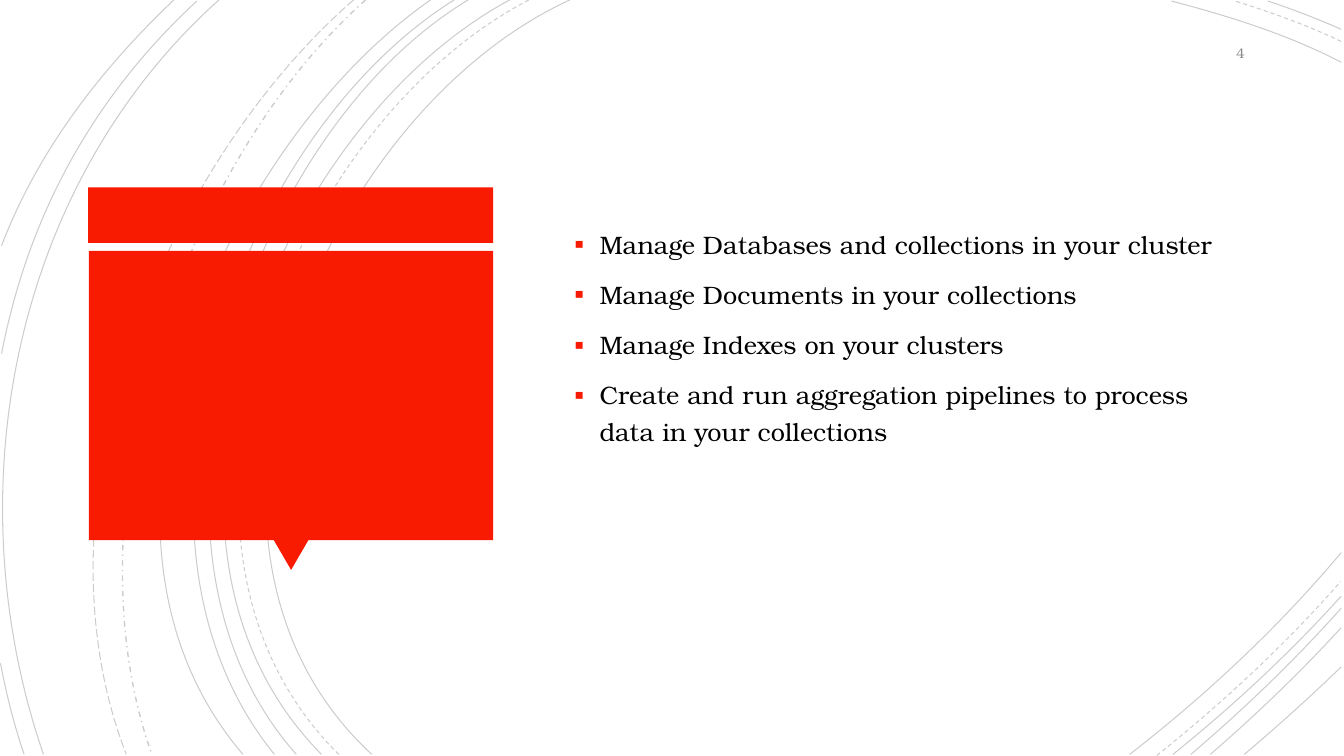
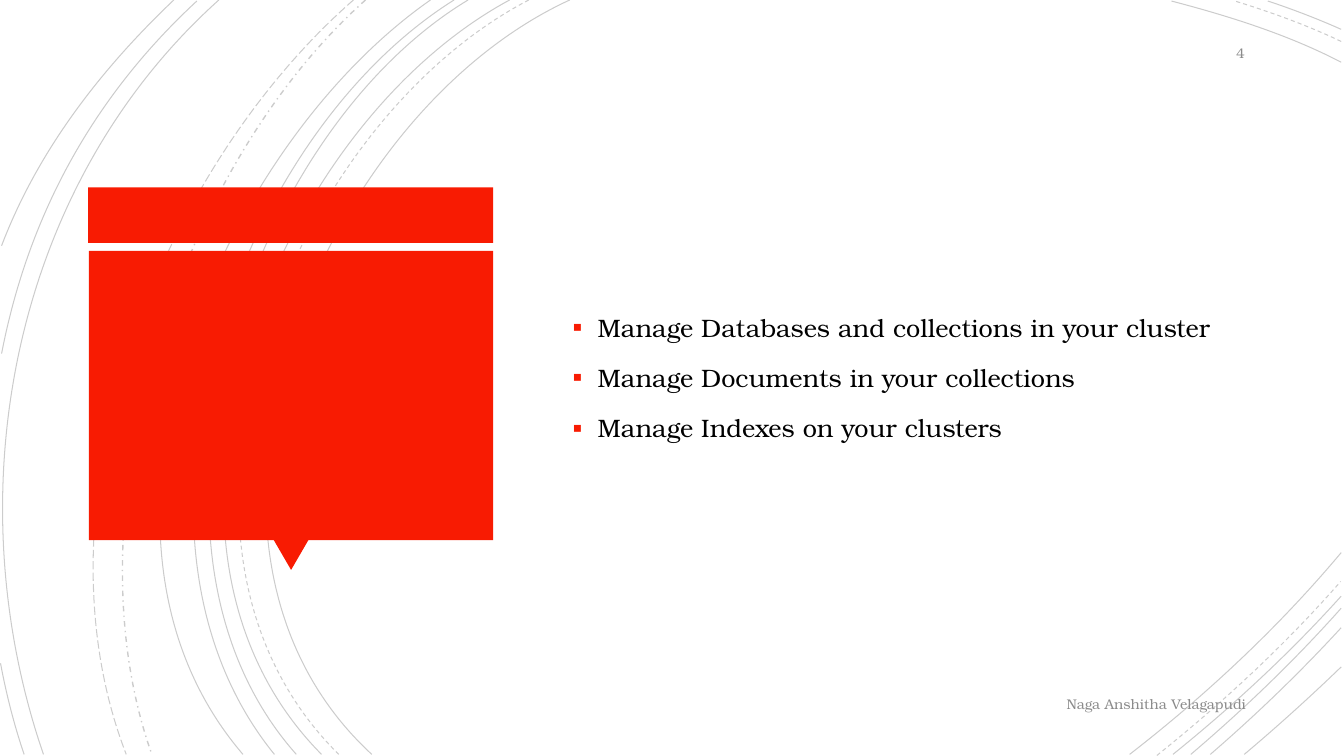
Before and after one commit to anshithavelagapudi/MongoDb-Project, a slide deck: slide 4 of CRUD Operations/MongoDB CRUD Operations.pptx. Drawn at 1344x756 pixels with LibreOffice and Linux fonts; fonts in the diff are those of the drawing. Boxes give left, top, right and bottom in pixels: in the first picture for what was removed or moved away, otherwise in the second. Text is boxed around its words. In the diff, an @@ line names an element or a change of style, - is before the commit and + after.

```diff
--- a/CRUD Operations/MongoDB CRUD Operations.pptx
+++ b/CRUD Operations/MongoDB CRUD Operations.pptx
@@ text "Manage Databases and collections in ...": place and size @@
-text "Manage Databases and collections in ..." at bbox=[600, 236, 1212, 447]
+text "Manage Databases and collections in ..." at bbox=[598, 319, 1210, 443]
@@ text at bbox=[600, 386, 1188, 447]: paragraph removed @@
-▪ Create and run aggregation pipelines to process data in your collections
@@ text added at bbox=[1067, 696, 1246, 714], 10 pt, text #8C8C8C @@
+Naga Anshitha Velagapudi
```
Also in this commit, not shown: 10 other slides changed, 2 other files.
